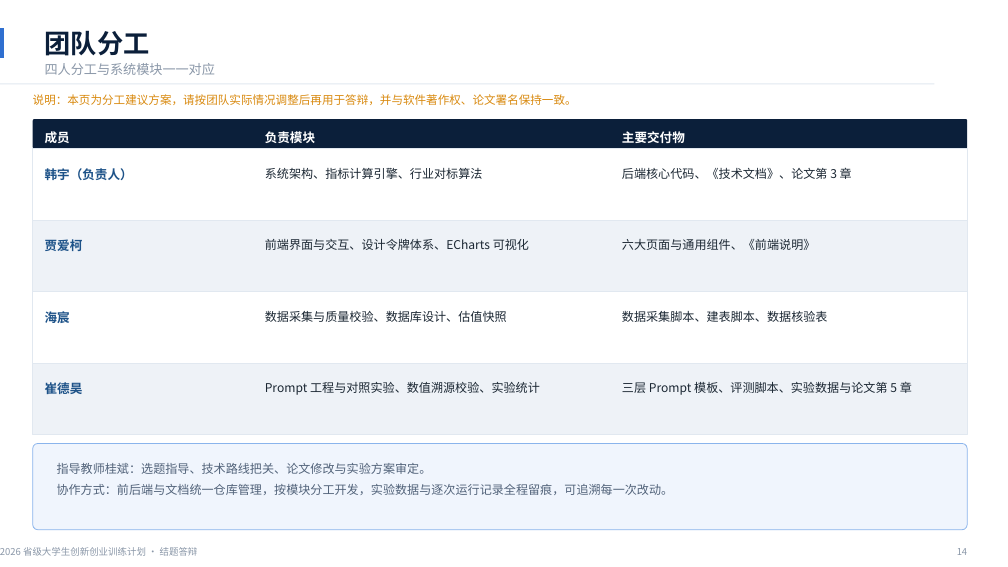
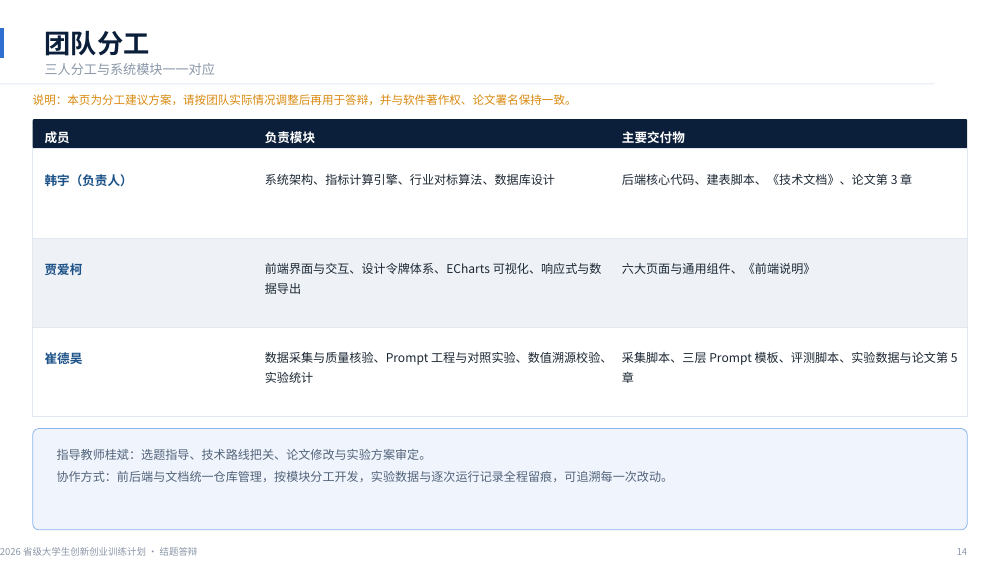
Before and after one commit to Han-fengyecanxue/prompt_project, a slide deck: slide 14 of 答辩材料/答辩PPT_财报智读.pptx. Drawn at 1008x567 pixels with LibreOffice and Linux fonts; fonts in the diff are those of the drawing. Boxes give left, top, right and bottom in pixels: in the first picture for what was removed or moved away, otherwise in the second. Text is boxed around its words. In the diff, an @@ line names an element or a change of style, - is before the commit and + after.

```diff
--- a/答辩材料/答辩PPT_财报智读.pptx
+++ b/答辩材料/答辩PPT_财报智读.pptx
@@ text at (45,63,215,75): text changed @@
-四人分工与系统模块一一对应
+三人分工与系统模块一一对应
@@ rectangle: place and size @@
-rectangle at (33,149,967,220)
+rectangle at (33,149,967,238)
@@ text "韩宇（负责人）": place and size @@
-text "韩宇（负责人）" at (45,168,133,180)
+text "韩宇（负责人）" at (45,174,133,186)
@@ text at (265,174,555,185): text changed @@
-系统架构、指标计算引擎、行业对标算法
+系统架构、指标计算引擎、行业对标算法、数据库设计
@@ text at (622,174,912,185): text changed @@
-后端核心代码、《技术文档》、论文第 3 章
+后端核心代码、建表脚本、《技术文档》、论文第 3 章
@@ rectangle: place and size @@
-rectangle at (33,220,967,291)
+rectangle at (33,238,967,327)
@@ text "贾爱柯": place and size @@
-text "贾爱柯" at (45,239,83,251)
+text "贾爱柯" at (45,263,83,275)
@@ text at (265,263,602,294): text changed @@
-前端界面与交互、设计令牌体系、ECharts 可视化
+前端界面与交互、设计令牌体系、ECharts 可视化、响应式与数据导出
@@ text "六大页面与通用组件、《前端说明》": place and size @@
-text "六大页面与通用组件、《前端说明》" at (622,239,815,250)
+text "六大页面与通用组件、《前端说明》" at (622,263,815,274)
@@ rectangle: place and size @@
-rectangle at (33,292,967,363)
+rectangle at (33,327,967,417)
@@ text removed at (45,308,70,325) @@
-海宸
@@ text "崔德昊": place and size @@
-text "崔德昊" at (45,380,83,397)
+text "崔德昊" at (45,350,83,367)
@@ text at (265,352,612,383): text changed @@
-数据采集与质量校验、数据库设计、估值快照
+数据采集与质量核验、Prompt 工程与对照实验、数值溯源校验、实验统计
@@ text at (622,352,958,383): text changed @@
-数据采集脚本、建表脚本、数据核验表
+采集脚本、三层 Prompt 模板、评测脚本、实验数据与论文第 5 章
@@ rectangle removed at (33,363,967,434) @@
@@ text removed at (265,382,540,395) @@
-Prompt 工程与对照实验、数值溯源校验、实验统计
@@ text removed at (622,382,912,395) @@
-三层 Prompt 模板、评测脚本、实验数据与论文第 5 章
@@ rounded rectangle: place and size @@
-rounded rectangle at (33,444,967,530)
+rounded rectangle at (33,429,967,530)
@@ text "指导教师桂斌：选题指导、技术路线把关、论文修改与实验方案审定。": place and size @@
-text "指导教师桂斌：选题指导、技术路线把关、论文修改与实验方案审定。" at (57,463,674,495)
+text "指导教师桂斌：选题指导、技术路线把关、论文修改与实验方案审定。" at (57,449,674,482)
```
Also in this commit, not shown: 1 other slide changed, 3 other files.
